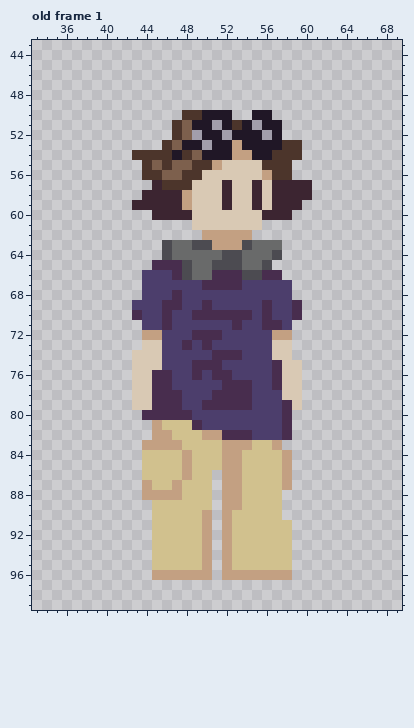
Edited in one commit: pixel-art file (assets/aseprite/character_sprite.aseprite). The first picture shows the starting point.
100x100 pixels, 1 frame. Colours within 5 levels of each other are drawn and written as one. Shown: old frame 1: x 33..69, y 43..99. The commit also changed other frames, which this record leaves out.
The result:
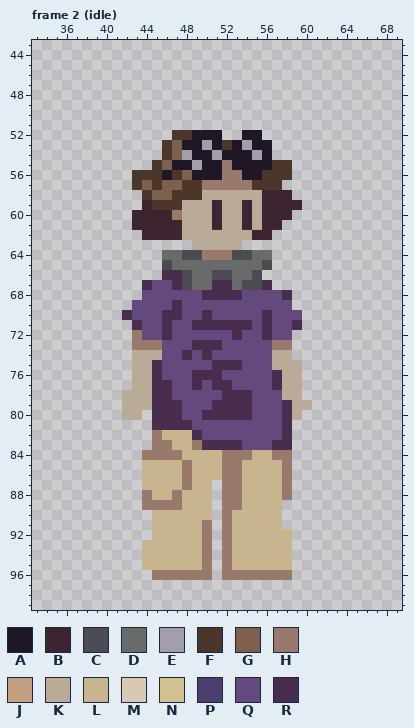
Palette (. is transparent): A #201726  B #3c2531  C #4c4b51  D #696a6a  E #a29eab  F #4c352b  G #7d604d  H #99796c  J #c3a082  K #b9ab97  L #c8b590  M #d9c9b4  N #d1c18e  P #4c3e6c  Q #63497e  R #482d4e
A new or re-ordered frame is compared with the old frame closest to it.
What changed:
frames 1 -> 5
Changed rows in their new state; - is an unchanged pixel.
Frame 2 (idle) is new; against old frame 1, layer "Layer 3":
first column x 42:
 50 ------.....--..----
 51 -----...........---
 52 ------FA--..--..---
 53 ----------FAE--...-
 54 -...-GEA-E-AAE-...-
 55 --.FGAAEAAHAAAA----
 56 -F--AFGAAAHHAAF----
 57 -FGFGG-FHHHHHFFF...
 58 --FGGFFFKKKKKKB--..
 59 -.-FFFKKKBKKBKB----
 60 -BB--HKKKBKKBK-----
 61 -BBBBBKKKBKKBKBB---
 62 --BBBBKKKKKKKBB----
 63 ----...KKKKK....---
 64 ----D-CCHHH-C--.---
 65 ---.CDD--DDD-------
 66 --..R----CCDD-..---
 67 --RQQRCDD--DCCR..--
 68 --QQQQQQRRRRQQQQR--
 69 -QQQQ-QQQQQQQQQQQ.-
 70 RQQQ-RQQ-QQQQQ-QQQ-
 71 -RQQ-QQRRRR-RQ-QQR-
 72 -HQQRQQQQQQRQQRQQ--
 73 -HHHQQQR-RQQQQQHH--
 74 -KKKQQRQRQQQQQQKK--
 75 -KKRQQQQQ-RRQQQKKK-
 76 -KK-QQQ-R-QQQQQ-KK-
 77 -KK--QQRQR-QQQQ-KK-
 78 KKK--QQQQQ---QQQKK-
 79 KKK---QQQ----QQQ-KK
 80 KK.---QQRRRRRQQQ-K-
 81 ---RRRRQQQQQQQQQ---
 82 ---HLLLRQQQQQQQQ---
 83 --.HHLLHRRRRQQQRR--
 84 --HHHHLLLLHHHLLHH--
 85 --LLLLHLLLHHLLLLH--
 86 --LLLLHLLLHHLLLLH--
 87 --LLLLHLL-HHLLLLH--
 88 --HLLHLLL-HHLLLLH--
 89 --HHHHLLL-HHLLLL---
 90 ---LLLLLL-HLLLLL---
 91 ---LLLLLH-HLLLLL.--
 92 ---LLLLLH-HLLLLLL--
 93 --LLLLLLH-HLLLLLL--
 94 --LLLLLLH-HLLLLLL--
 95 --LLLLLLH-HLLLLLL--
 96 ---HHHHHH-HHHHHHH--
Changed places in both pictures, as pixel boxes (x1, y1, x2, y2):
changed: (122, 110, 312, 580)
